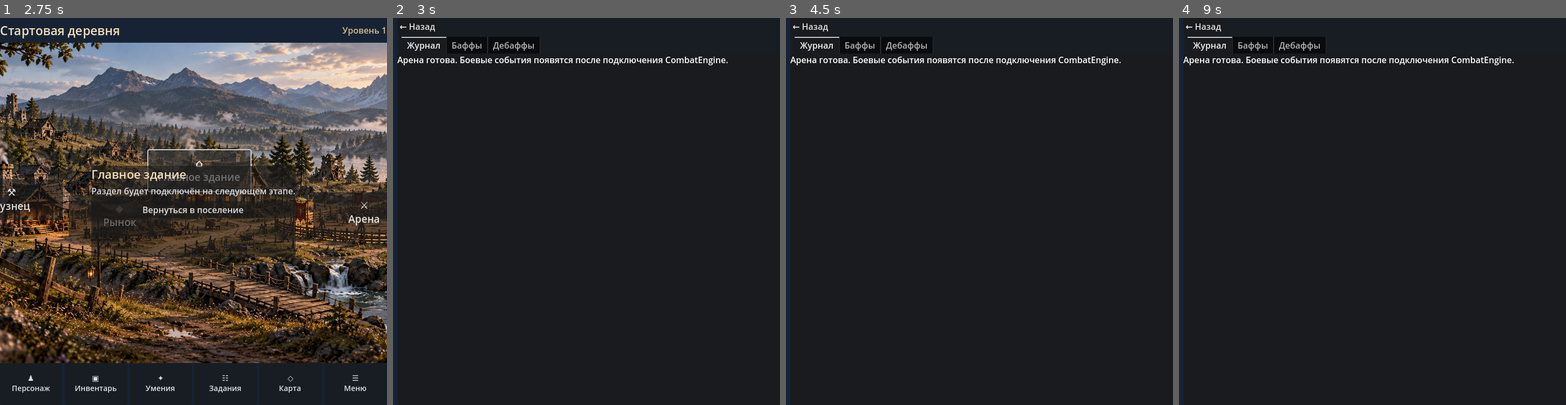
Above: before the commit, frames 1-4 (left to right).
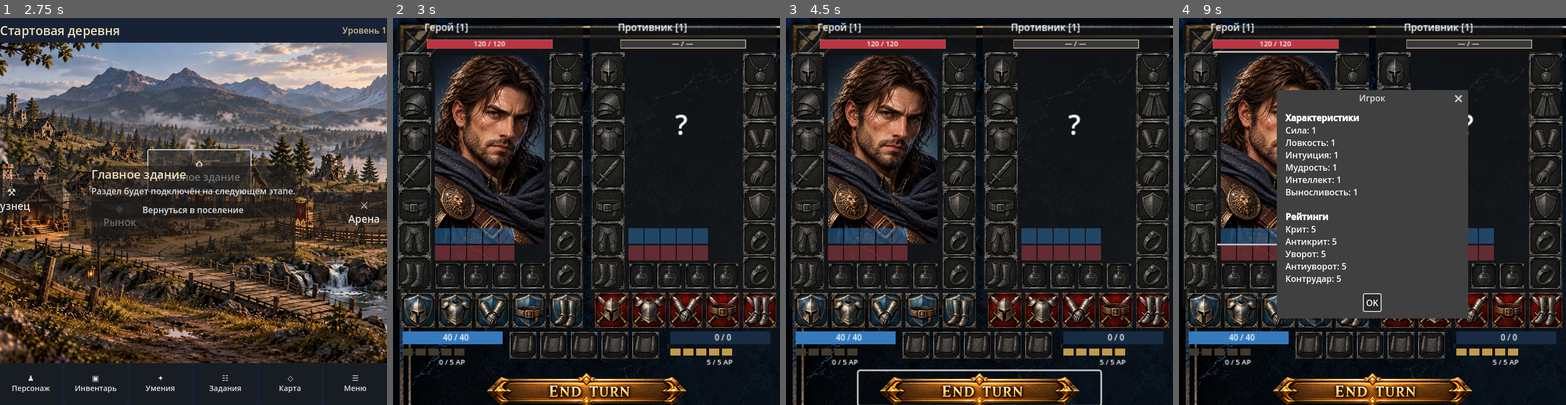
Above: after the commit, the same moments.

Repository: Archoniou1987/Battle-of-Artheon
Game: Godot game, scene res://scenes/main/main.tscn
Two runs of this game, one before a commit and one after it. Both use one fixed random seed, a clock stepped at 60 frames per second and the inputs below.
Inputs (mouse positions are in pixels of both pictures, inside the frame that each line leads up to):
- Up to frame 1 (2.75 s): click "⚒ Кузнец" at 0.5 s; click "◆ Рынок" at 1.25 s; click "⌂ Главное здание" at 2 s
- Up to frame 2 (3 s): click "⚔ Арена" at 2.75 s
- Up to frame 3 (4.5 s): click "♟ Персонаж" at 3.5 s; click "▣ Инвентарь" at 4.25 s
- Up to frame 4 (9 s): click "✦ Умения" at 5 s; click "☷ Задания" at 5.75 s; click "◇ Карта" at 6.5 s; click "☰ Меню" at 7.25 s; click "Вернуться в поселение" at 8 s; click (1275, 149) at 8.77 s

Frame 1 is identical in both runs. In frame 2, 36% of the frame differs, in the area x 0-100%, y 0-100%; in frame 3, 36%; in frame 4, 55%.

Commit message:
Restore arena host minimum square size so BoxContainer does not collapse it

Diff:
--- a/ui/arena/arena_screen.gd
+++ b/ui/arena/arena_screen.gd
@@ -645,8 +645,7 @@
 	var portrait := size.y > size.x
 	layout.vertical = portrait
 	var edge := maxf(1.0, minf(size.x, size.y))
-	square_host.custom_minimum_size = Vector2.ZERO
-	square_host.size = Vector2(edge, edge)
+	square_host.custom_minimum_size = Vector2(edge, edge)
 	square_content.size = Vector2(480, 480)
 	square_host.size_flags_horizontal = Control.SIZE_SHRINK_CENTER
 	square_host.size_flags_vertical = Control.SIZE_SHRINK_BEGIN
